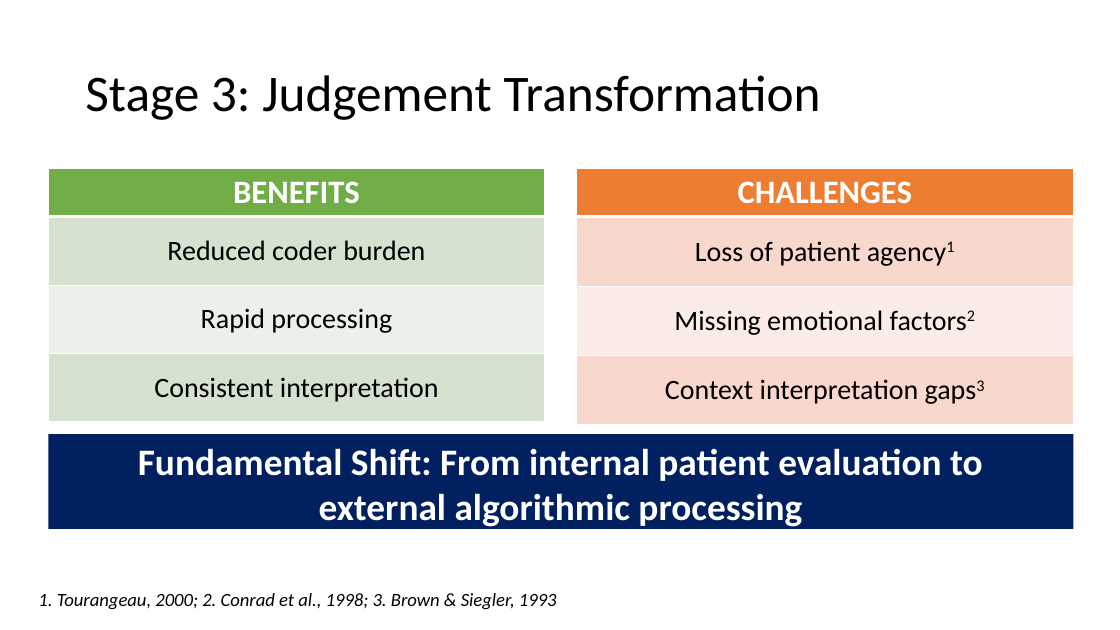
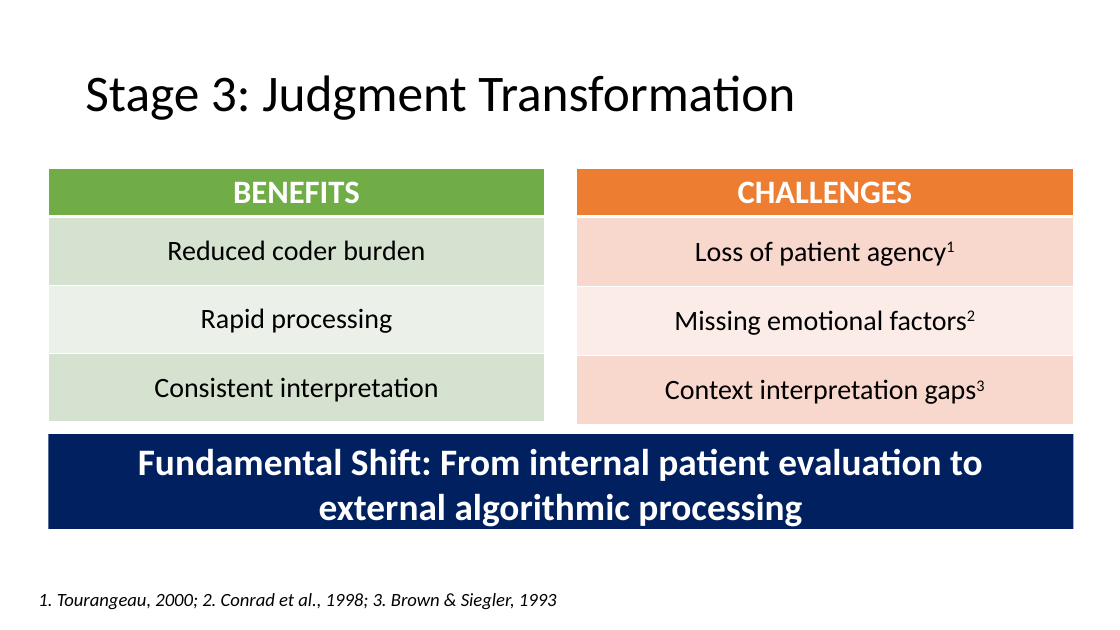
Before and after one commit to klinares/UM-IHC_summer_2025, a slide deck: slide 10 of ai_social_science_lit/Cognitive Mind Meets the Artificial Linares Kevin UMD DC AAPOR 2025.pptx. Drawn at 1120x630 pixels with LibreOffice and Linux fonts; fonts in the diff are those of the drawing; background and template pictures are left out. Boxes give left, top, right and bottom in pixels: in the first picture for what was removed or moved away, otherwise in the second. Text is boxed around its words. In the diff, an @@ line names an element or a change of style, - is before the commit and + after.

```diff
--- a/ai_social_science_lit/Cognitive Mind Meets the Artificial Linares Kevin UMD DC AAPOR 2025.pptx
+++ b/ai_social_science_lit/Cognitive Mind Meets the Artificial Linares Kevin UMD DC AAPOR 2025.pptx
@@ title at <box>85,75,795,120</box>: text changed @@
-Stage 3: Judgement Transformation
+Stage 3: Judgment Transformation
```
Also in this commit, not shown: 7 other files.
